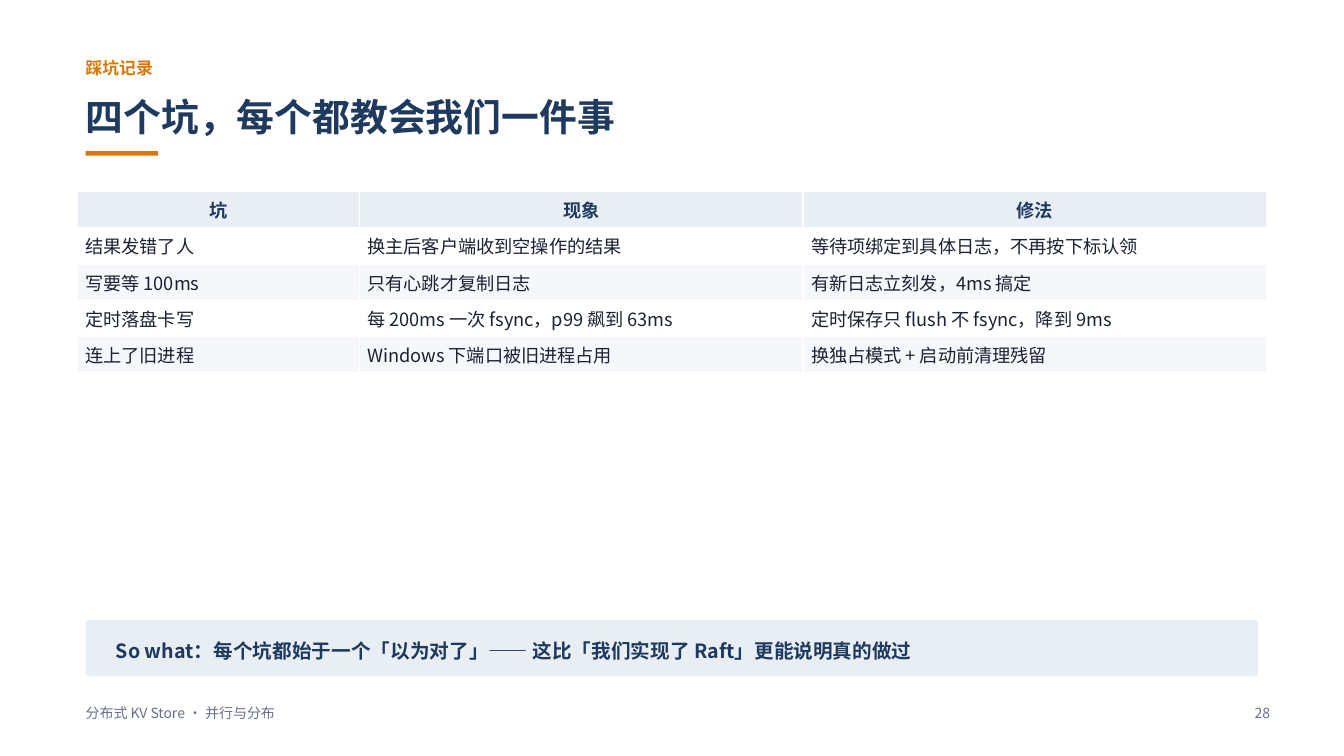
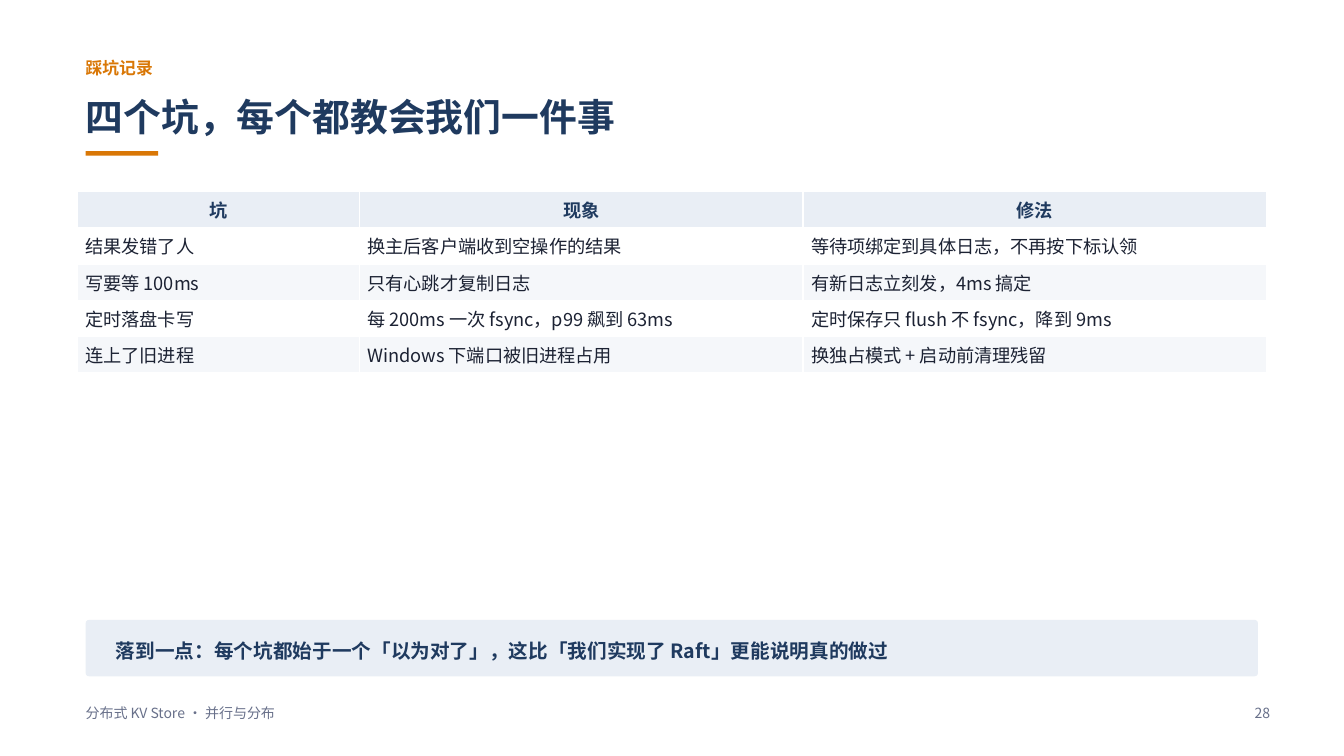
Before and after one commit to L1tiansuo/distributed-kv-store, a slide deck: slide 28 of ppt/分布式KV Store 讲解_v2.pptx. Drawn at 1344x756 pixels with LibreOffice and Linux fonts; fonts in the diff are those of the drawing. Boxes give left, top, right and bottom in pixels: in the first picture for what was removed or moved away, otherwise in the second. Text is boxed around its words. In the diff, an @@ line names an element or a change of style, - is before the commit and + after.

```diff
--- a/ppt/分布式KV Store 讲解_v2.pptx
+++ b/ppt/分布式KV Store 讲解_v2.pptx
@@ text at box(116, 641, 888, 661): text changed @@
-So what：每个坑都始于一个「以为对了」—— 这比「我们实现了 Raft」更能说明真的做过
+落到一点：每个坑都始于一个「以为对了」，这比「我们实现了 Raft」更能说明真的做过
```
Also in this commit, not shown: 25 other slides changed, 3 other files.
